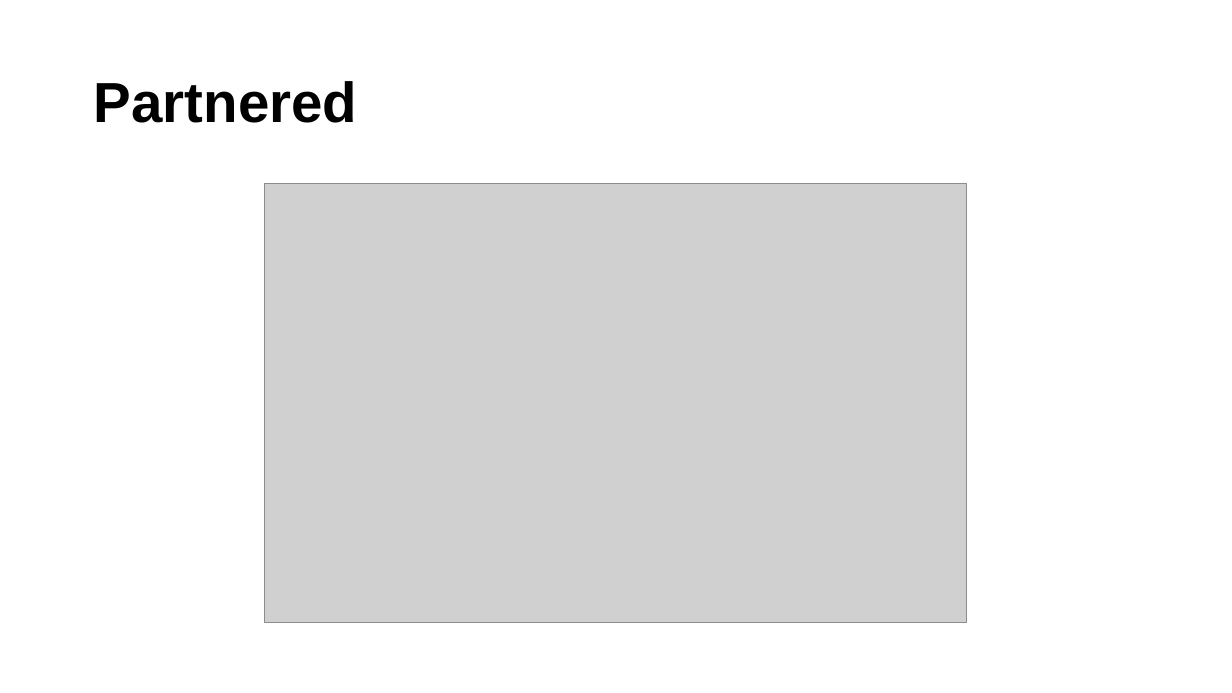
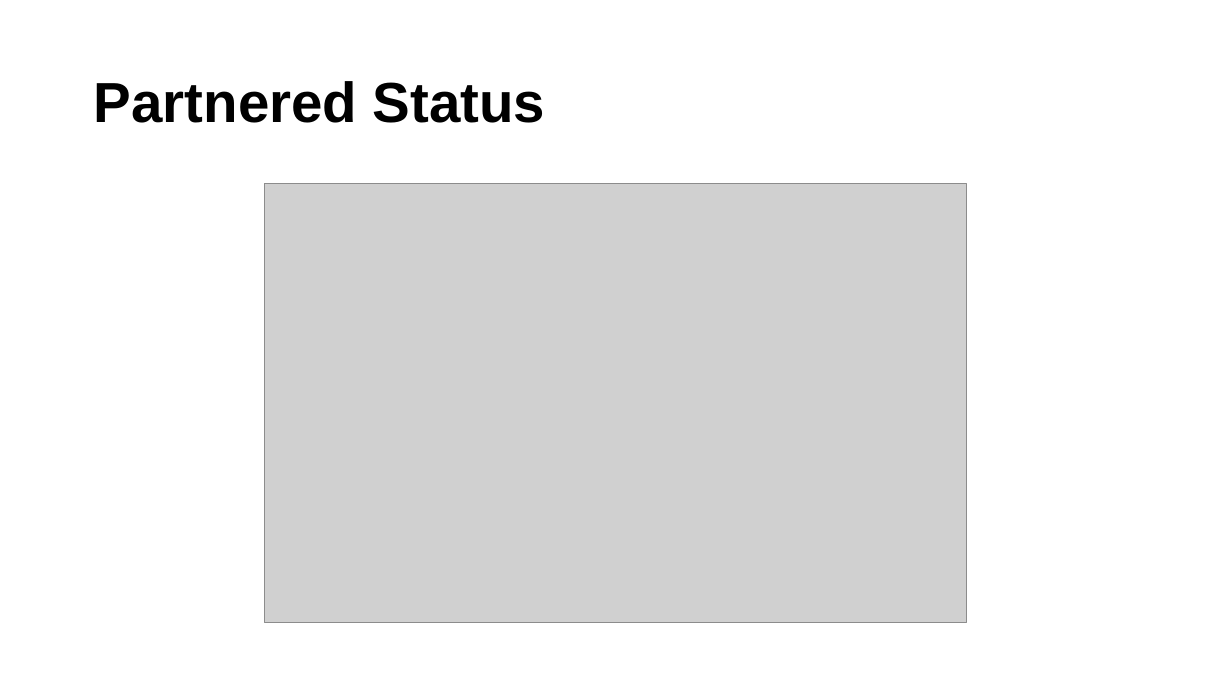
Before and after one commit to ucdiegorubi/oy_census_analysis, a slide deck: slide 16 of create_powerpoint/household_structure_estimates.pptx. Drawn at 1232x693 pixels with LibreOffice and Linux fonts; fonts in the diff are those of the drawing; grey boxes stand for pictures; background and template pictures are left out. Boxes give left, top, right and bottom in pixels: in the first picture for what was removed or moved away, otherwise in the second. Text is boxed around its words. In the diff, an @@ line names an element or a change of style, - is before the commit and + after.

```diff
--- a/create_powerpoint/household_structure_estimates.pptx
+++ b/create_powerpoint/household_structure_estimates.pptx
@@ title at (94,81,545,123): text changed @@
-Partnered
+Partnered Status
```
Also in this commit, not shown: 4 other slides changed, 1 slide added, 1 slide removed, 4 other files.
